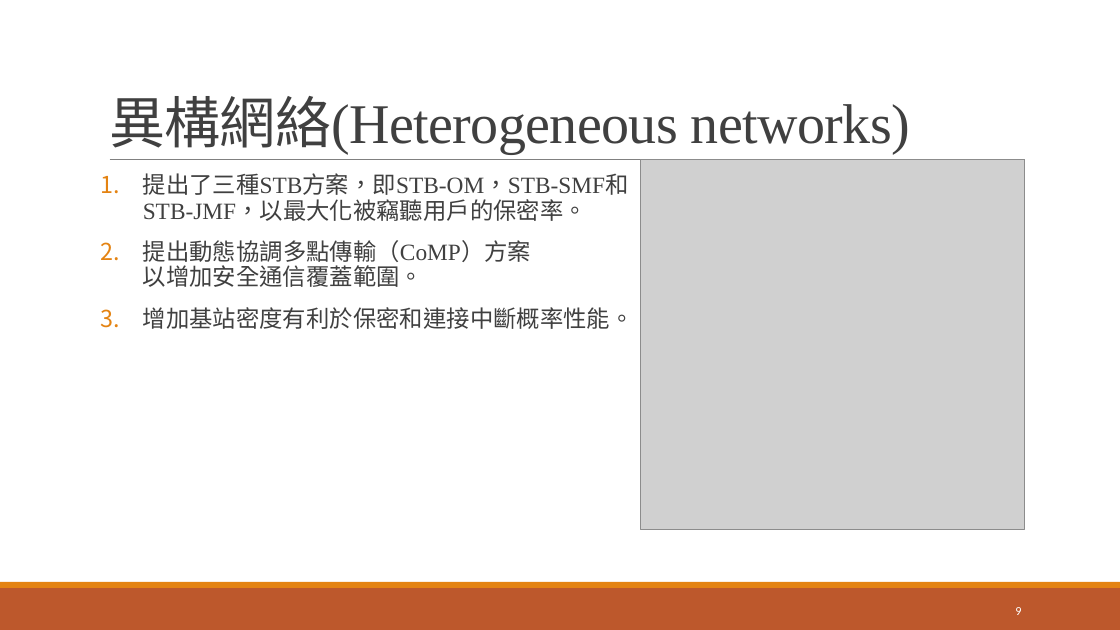
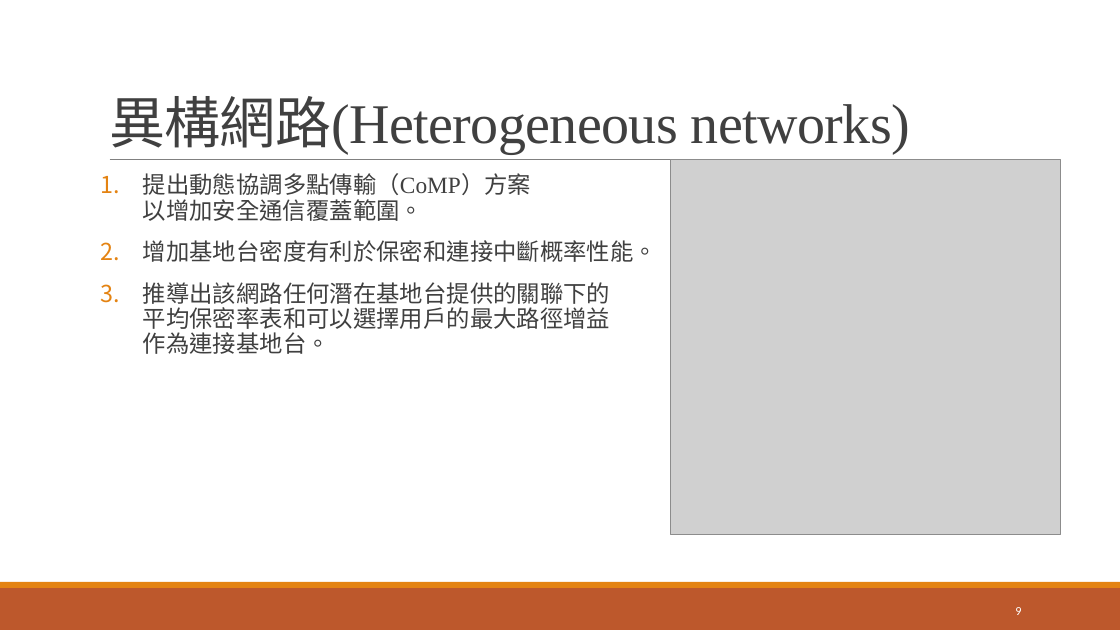
Before and after one commit to hrne/teach_java, a slide deck: slide 9 of 期末簡報_5G.pptx. Drawn at 1120x630 pixels with LibreOffice and Linux fonts; fonts in the diff are those of the drawing; grey boxes stand for pictures. Boxes give left, top, right and bottom in pixels: in the first picture for what was removed or moved away, otherwise in the second. Text is boxed around its words. In the diff, an @@ line names an element or a change of style, - is before the commit and + after.

```diff
--- a/期末簡報_5G.pptx
+++ b/期末簡報_5G.pptx
@@ title at [109, 96, 910, 155]: text changed @@
-異構網絡(Heterogeneous networks)
+異構網路(Heterogeneous networks)
@@ text at [143, 173, 629, 221]: paragraph removed @@
-1. 提出了三種STB方案，即STB-OM，STB-SMF和
-   STB-JMF，以最大化被竊聽用戶的保密率。
@@ picture: place and size @@
-picture at [640, 160, 1025, 529]
+picture at [671, 160, 1061, 534]
@@ text at [143, 240, 657, 354]: text changed @@
-3. 增加基站密度有利於保密和連接中斷概率性能。
+2. 增加基地台密度有利於保密和連接中斷概率性能。
+3. 推導出該網路任何潛在基地台提供的關聯下的
+   平均保密率表和可以選擇用戶的最大路徑增益
+   作為連接基地台。
```
Also in this commit, not shown: 12 other slides changed, 1 other file.
